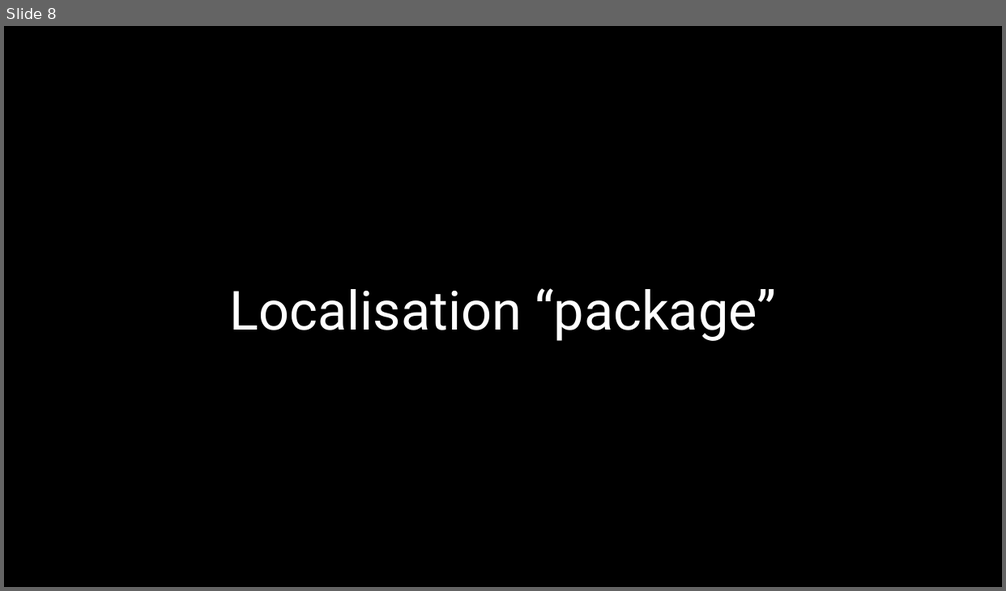
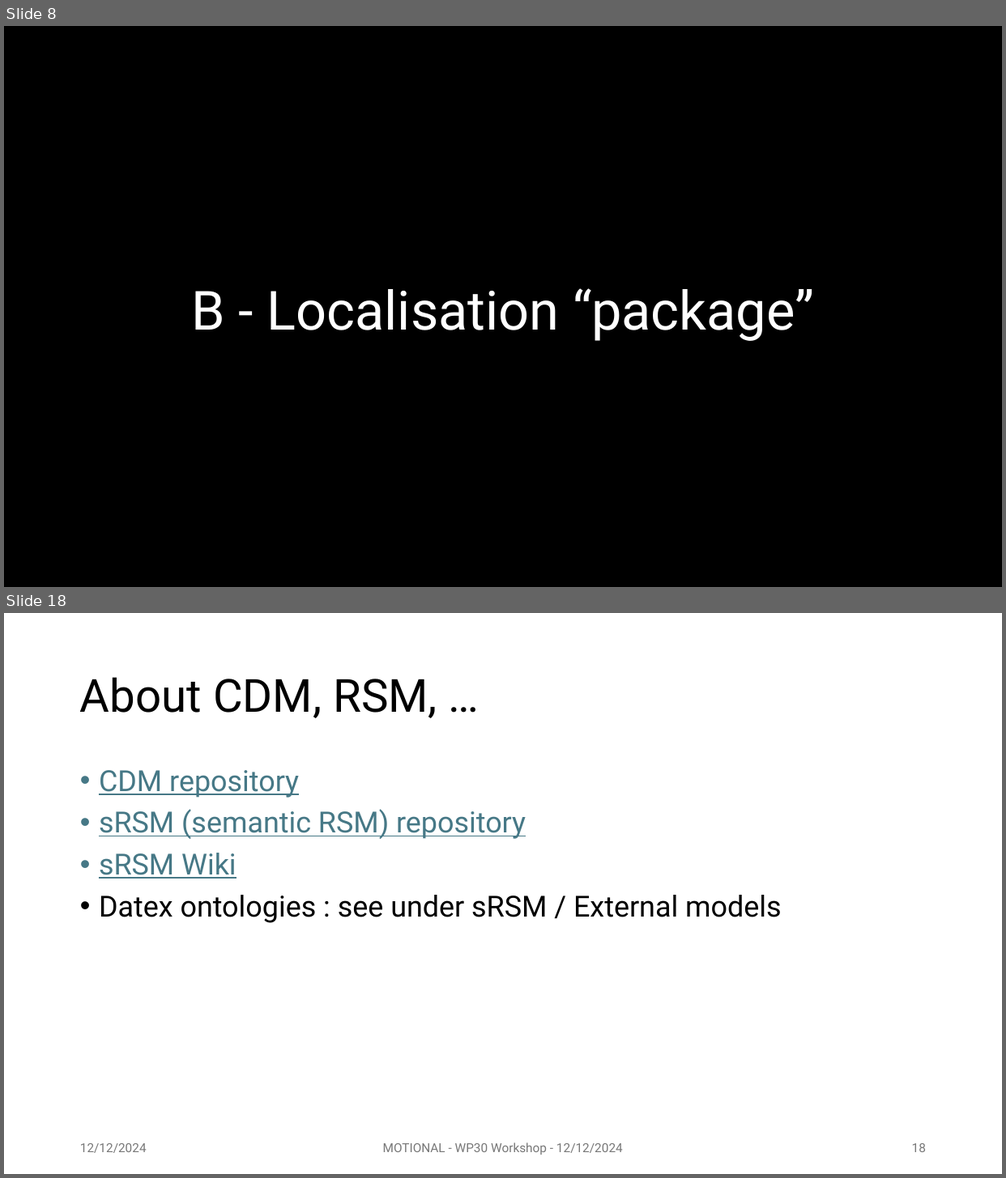
Before and after one commit to UICrail/SemanticRSM, a slide deck: Documentation/illustrations/241212_Topology.pptx. Shown one above the other, each under a label of ours: slide 8 before the commit, slides 8 and 18 after it; the slides between them are not shown. The pictures are 1006x591 and 1006x1178 pixels, drawn with LibreOffice and Linux fonts; fonts in the diff are those of the drawing; background and template pictures are left out; a plain dark background stands for a picture behind light text. Boxes give left, top, right and bottom in pixels: in the first picture for what was removed or moved away, otherwise in the second. Text is boxed around its words. In the diff, an @@ line names an element or a change of style, - is before the commit and + after.

Commit message:
various updates to documentation, external models

```diff
--- a/Documentation/illustrations/241212_Topology.pptx
+++ b/Documentation/illustrations/241212_Topology.pptx
@@ slide 18 added at (4, 613, 1002, 1174), background #FFFFFF @@
@@ title added at (80, 677, 437, 718), 44 pt, text #000000 @@
+About CDM, RSM, …
@@ text added at (99, 770, 781, 923), 28 pt, text #467886, underline @@
+• CDM repository
+• sRSM (semantic RSM) repository
+• sRSM Wiki
+• Datex ontologies : see under sRSM / External models
@@ text added at (80, 1144, 147, 1153), 12 pt, text #797979 @@
+12/12/2024
@@ text added at (383, 1143, 623, 1155), 12 pt, text #797979 @@
+MOTIONAL - WP30 Workshop - 12/12/2024
@@ page number added at (912, 1144, 926, 1152), 12 pt, text #797979 @@
+18
@@ slide 8 changed as well @@
@@ title at (192, 288, 814, 341): text changed @@
-Localisation “package”
+B - Localisation “package”
```
Also in this commit, not shown: 5 other slides changed, 10 other slides added, 3 slides removed, 8 other files.
